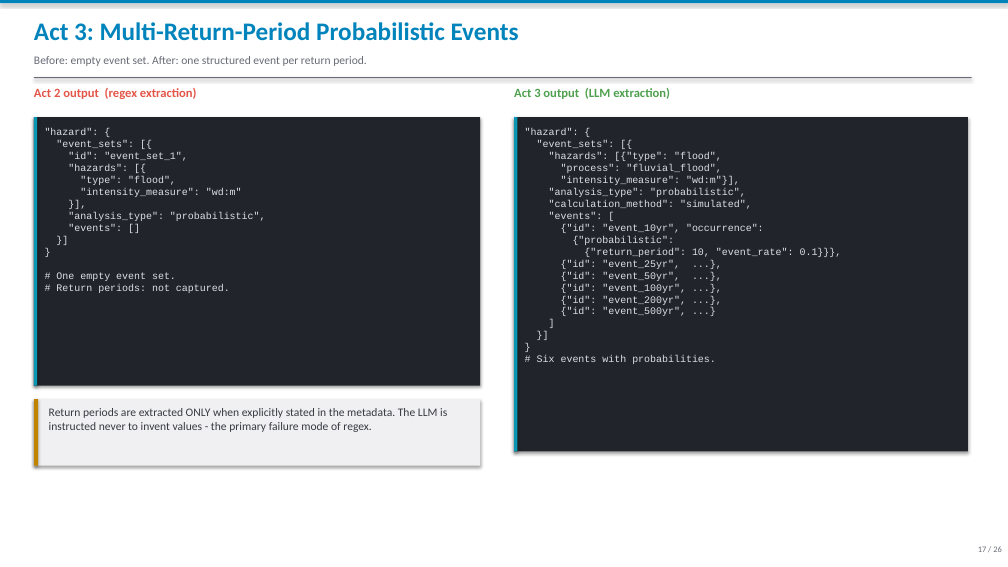
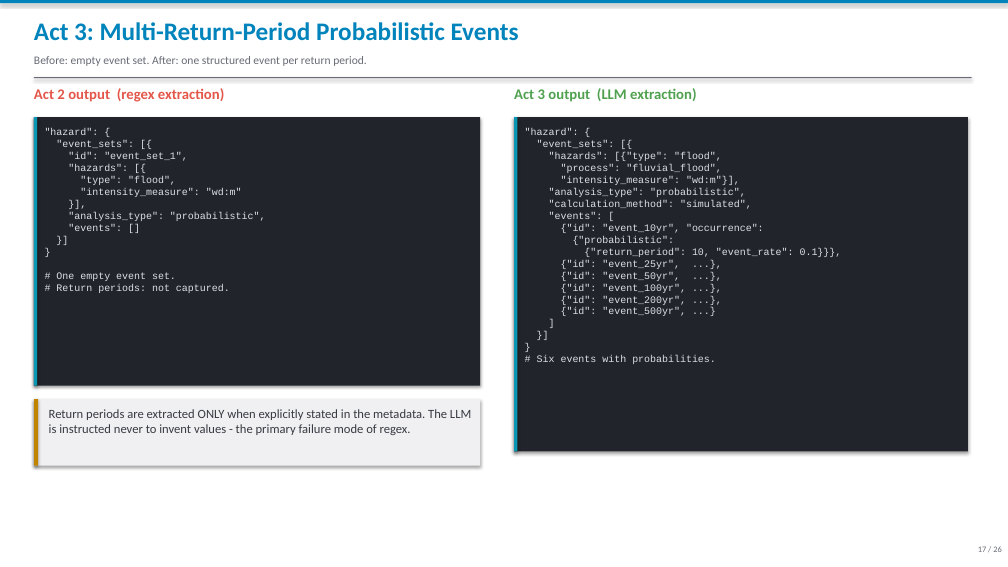
Before and after one commit to bennyistanto/to-rdls, a slide deck: slide 17 of docs/hdx2rdls_journey_20260512.pptx. Drawn at 1008x567 pixels with LibreOffice and Linux fonts; fonts in the diff are those of the drawing. Boxes give left, top, right and bottom in pixels: in the first picture for what was removed or moved away, otherwise in the second. Text is boxed around its words. In the diff, an @@ line names an element or a change of style, - is before the commit and + after.

```diff
--- a/docs/hdx2rdls_journey_20260512.pptx
+++ b/docs/hdx2rdls_journey_20260512.pptx
@@ text "Act 2 output (regex extraction)" at bbox=[34, 88, 224, 102]: size 12 to 14 pt @@
@@ text "Act 3 output (LLM extraction)" at bbox=[514, 88, 696, 102]: size 12 to 14 pt @@
@@ text "Return periods are extracted ONLY ..." at bbox=[49, 409, 471, 435]: size 11 to 12 pt @@
```
Also in this commit, not shown: 25 other slides changed, 26 other files.
